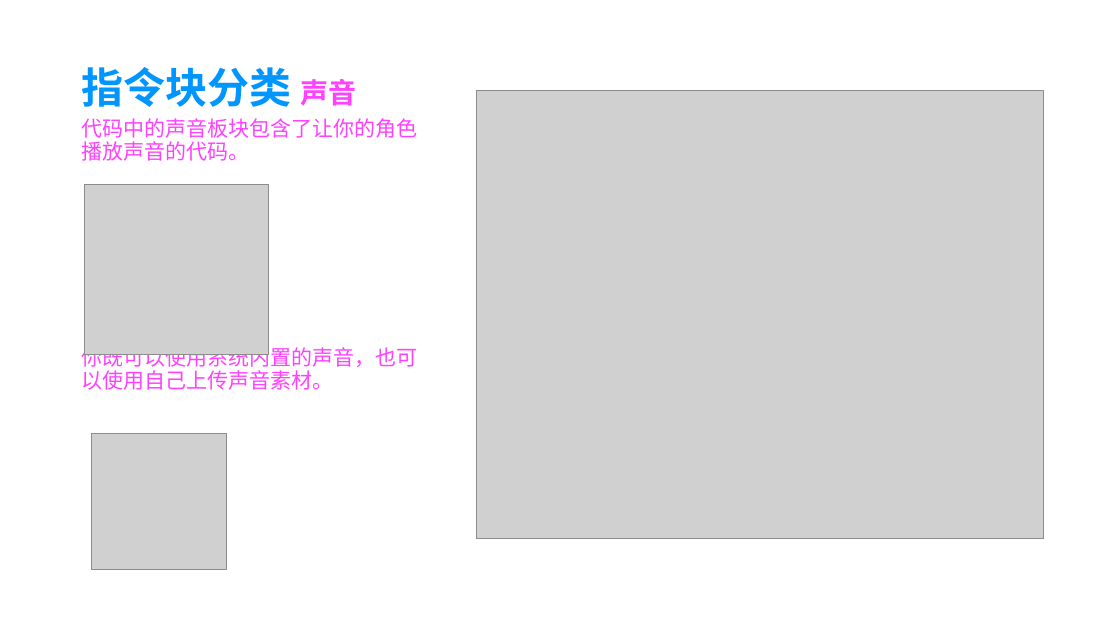
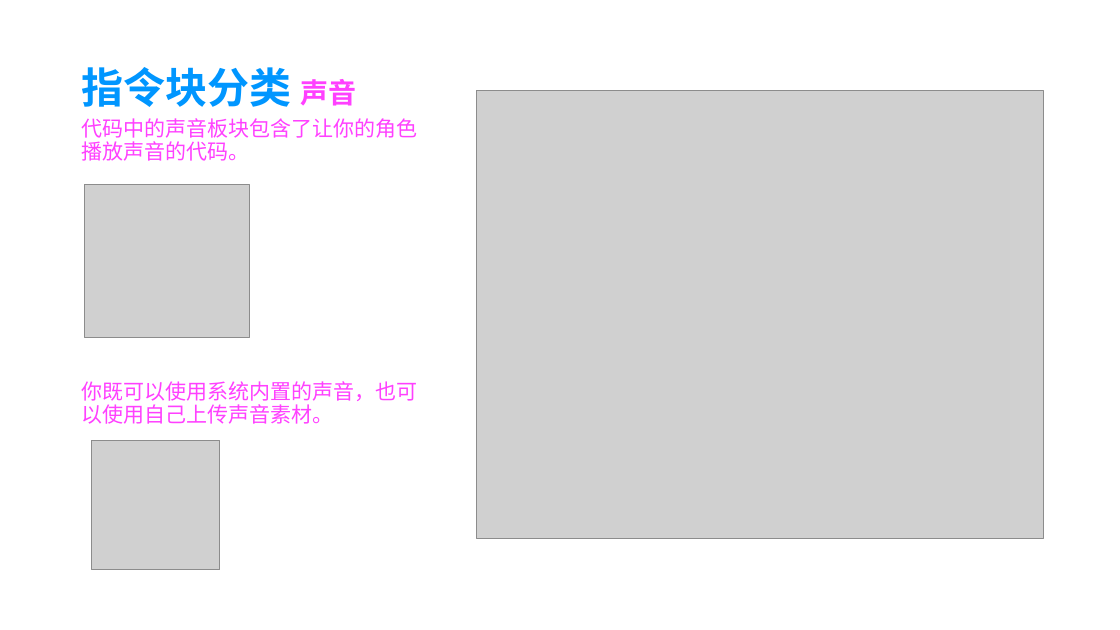
Before and after one commit to davidgjy/scratch-for-kids, a slide deck: slide 8 of doc/ppt/Scratch_For_Kids_1.pptx. Drawn at 1120x630 pixels with LibreOffice and Linux fonts; fonts in the diff are those of the drawing; grey boxes stand for pictures. Boxes give left, top, right and bottom in pixels: in the first picture for what was removed or moved away, otherwise in the second. Text is boxed around its words. In the diff, an @@ line names an element or a change of style, - is before the commit and + after.

```diff
--- a/doc/ppt/Scratch_For_Kids_1.pptx
+++ b/doc/ppt/Scratch_For_Kids_1.pptx
@@ text "代码中的声音板块包含了让你的角色播放声音的代码。" rewrapped from (x1=81, y1=118, x2=417, y2=390) to (x1=81, y1=118, x2=417, y2=424) @@
@@ picture resized from (x1=85, y1=185, x2=268, y2=355) to (x1=85, y1=185, x2=250, y2=338) @@
@@ picture resized from (x1=92, y1=434, x2=227, y2=571) to (x1=92, y1=440, x2=220, y2=570) @@
```
Also in this commit, not shown: 1 other file.
